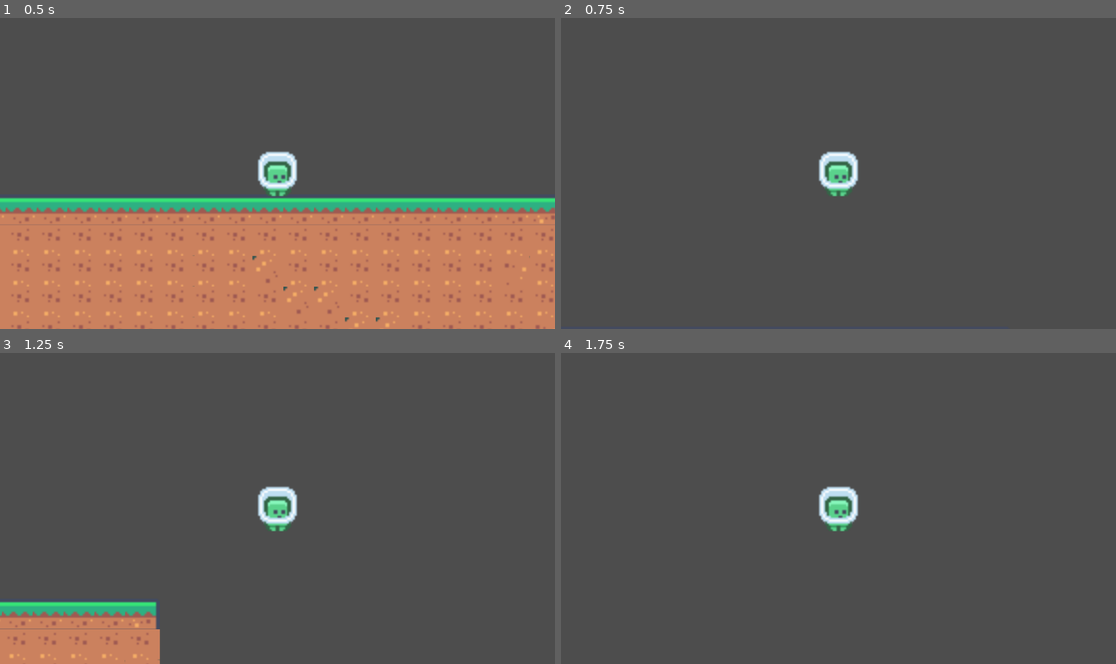
Above: before the commit, frames 1-4 (two rows, left to right).
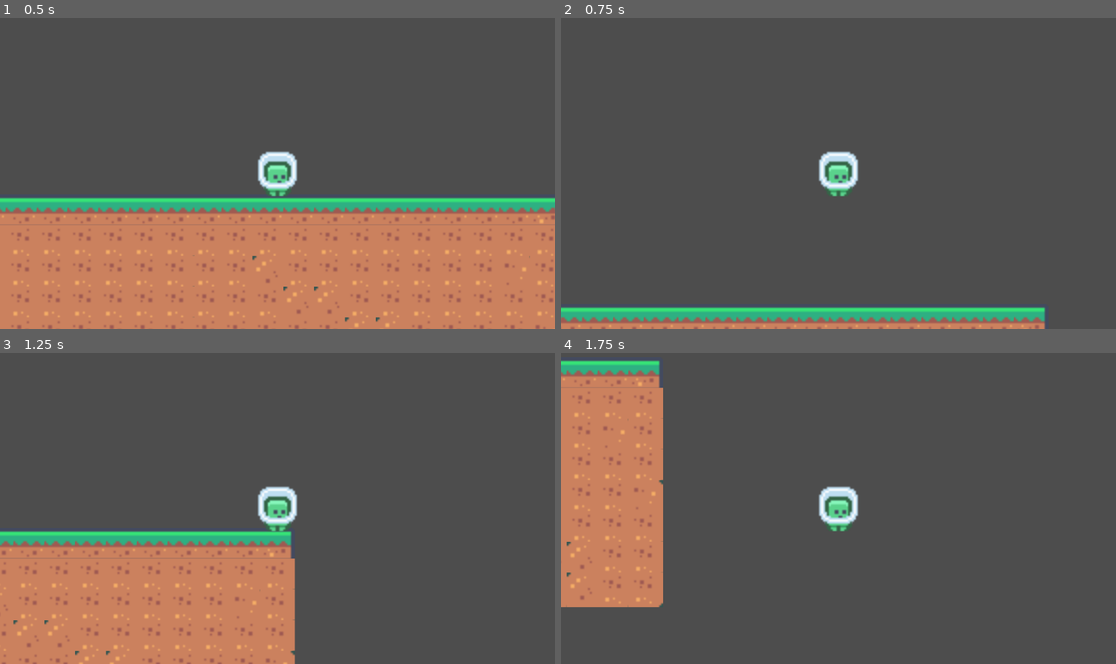
Above: after the commit, the same moments.

Repository: MAL-11DGT-2025/92005-sprint-1-Dekoder-py-school
Game: Godot game, scene res://scenes/level_one/level_one.tscn
The game is run twice, just before and just after one commit, with the same random seed, the same clock (stepped at 60 frames per second) and the same inputs.
Inputs:
- Up to frame 1 (0.5 s): no input
- Up to frame 2 (0.75 s): tap Enter (ui_accept) at 0.5 s; hold Right (ui_right) from 0.53 s (still down)
- Up to frame 3 (1.25 s): keep holding Right (ui_right); tap Enter (ui_accept) at 0.77 s
- Up to frame 4 (1.75 s): keep holding Right (ui_right); tap Enter (ui_accept) at 1.52 s

Frame 1 is identical in both runs. In frame 2, 6.0% of the frame differs, in the area x 0-88%, y 93-100%; in frame 3, 19%, in the area x 0-54%, y 57-100%; in frame 4, 15%.

Commit message:
change player speed and jump height

Diff:
--- a/scenes/player/player.gd
+++ b/scenes/player/player.gd
@@ -2,8 +2,8 @@
 
 @onready var sprite_2d: Sprite2D = $Sprite2D
 
-const SPEED = 300.0
-const JUMP_VELOCITY = -400.0
+const SPEED = 200.0
+const JUMP_VELOCITY = -350.0
 
 
 func _physics_process(delta: float) -> void:
